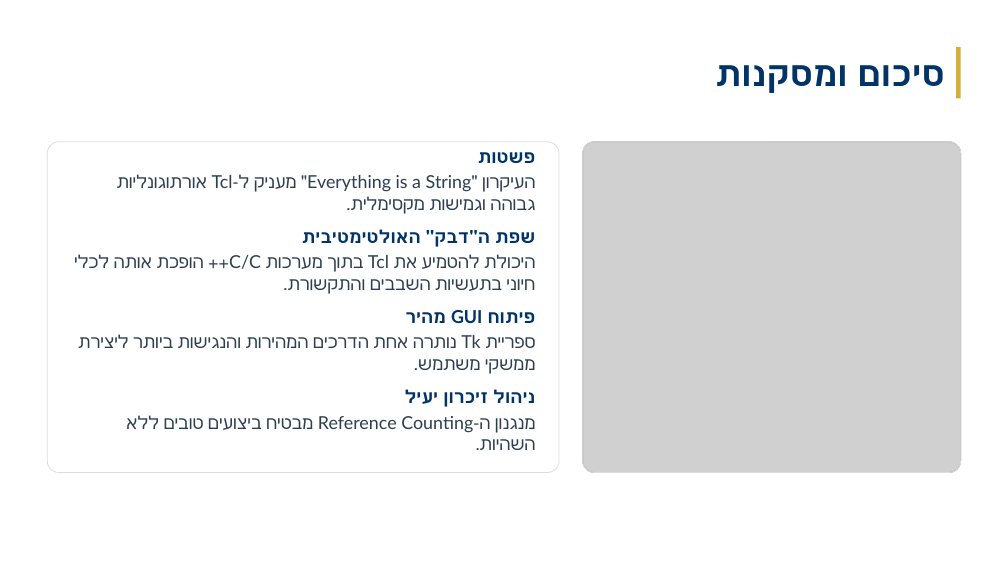
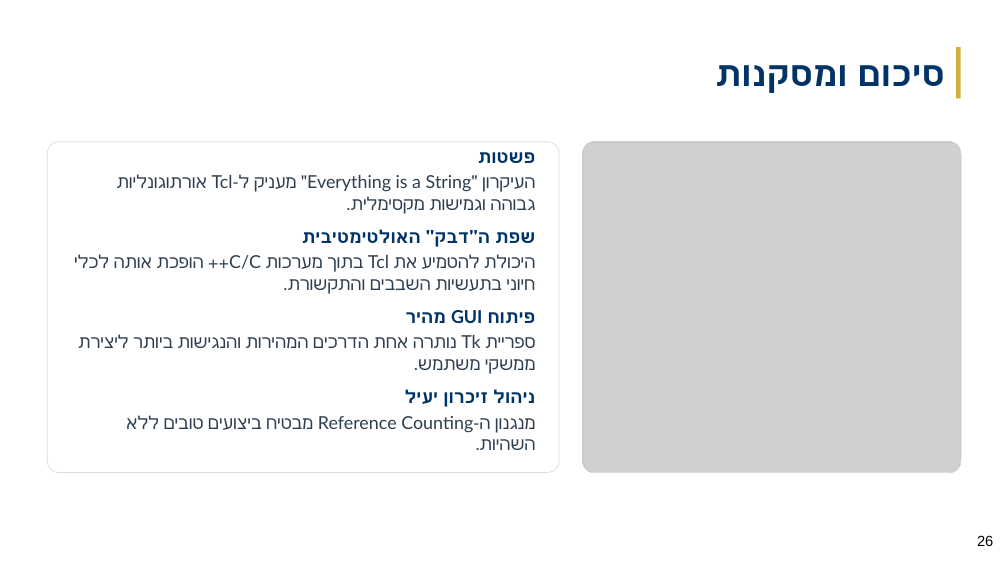
Before and after one commit to GuedaliaMahonAccount/Ekronot-Noam-Guedalia_6659_6064, a slide deck: slide 26 of מצגת מעודכנת TCL.pptx. Drawn at 1008x567 pixels with LibreOffice and Linux fonts; fonts in the diff are those of the drawing; grey boxes stand for pictures; background and template pictures are left out. Boxes give left, top, right and bottom in pixels: in the first picture for what was removed or moved away, otherwise in the second. Text is boxed around its words. In the diff, an @@ line names an element or a change of style, - is before the commit and + after.

Commit message:
ino

```diff
--- a/מצגת מעודכנת TCL.pptx
+++ b/מצגת מעודכנת TCL.pptx
@@ page number added at box(977, 535, 993, 546), 14 pt, text #000000 @@
+26
```
Also in this commit, not shown: 25 other slides changed.
